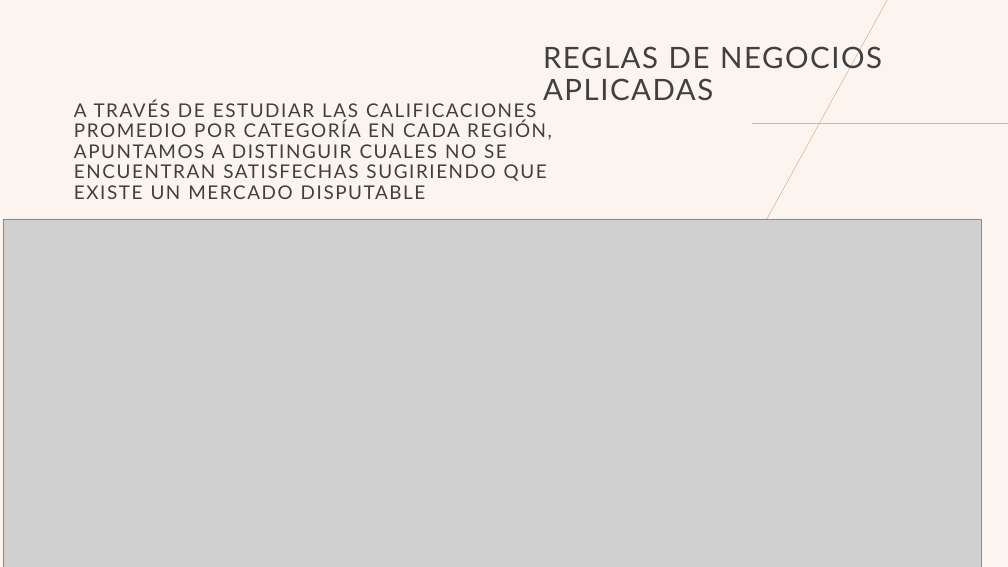
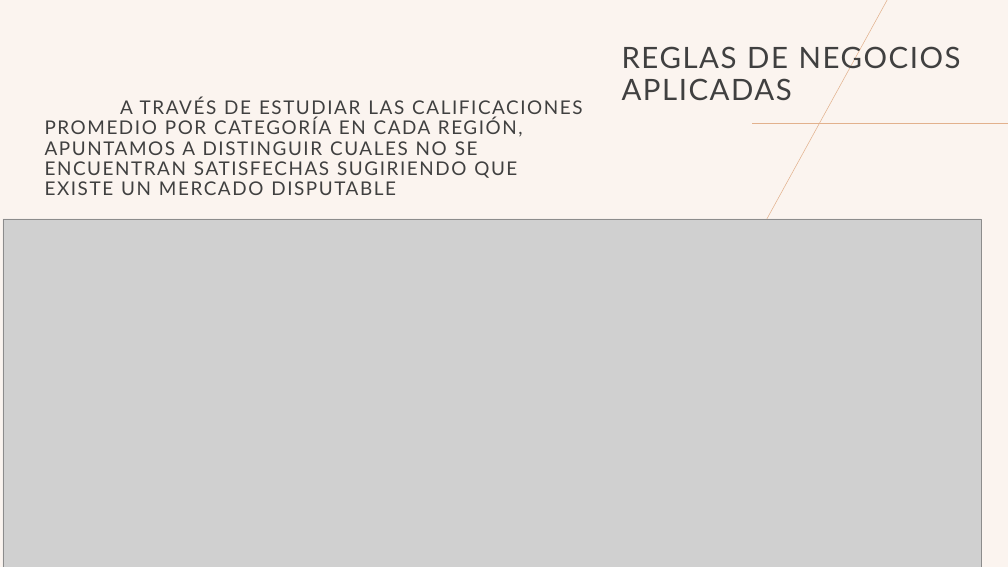
Before and after one commit to AlbertoLandinWork/PG-Olist-grupo12, a slide deck: slide 6 of presentaciones/Presentacion_Semana3.pptx. Drawn at 1008x567 pixels with LibreOffice and Linux fonts; fonts in the diff are those of the drawing; grey boxes stand for pictures. Boxes give left, top, right and bottom in pixels: in the first picture for what was removed or moved away, otherwise in the second. Text is boxed around its words. In the diff, an @@ line names an element or a change of style, - is before the commit and + after.

```diff
--- a/presentaciones/Presentacion_Semana3.pptx
+++ b/presentaciones/Presentacion_Semana3.pptx
@@ title "REGLAS DE NEGOCIOS APLICADAS": place and size @@
-title "REGLAS DE NEGOCIOS APLICADAS" at [543, 43, 882, 100]
+title "REGLAS DE NEGOCIOS APLICADAS" at [622, 43, 961, 100]
@@ text "A TRAVÉS DE ESTUDIAR LAS ..." rewrapped from [74, 101, 552, 199] to [45, 98, 582, 195] @@
```
Also in this commit, not shown: 2 other slides changed, 1 slide added, 1 slide removed.
